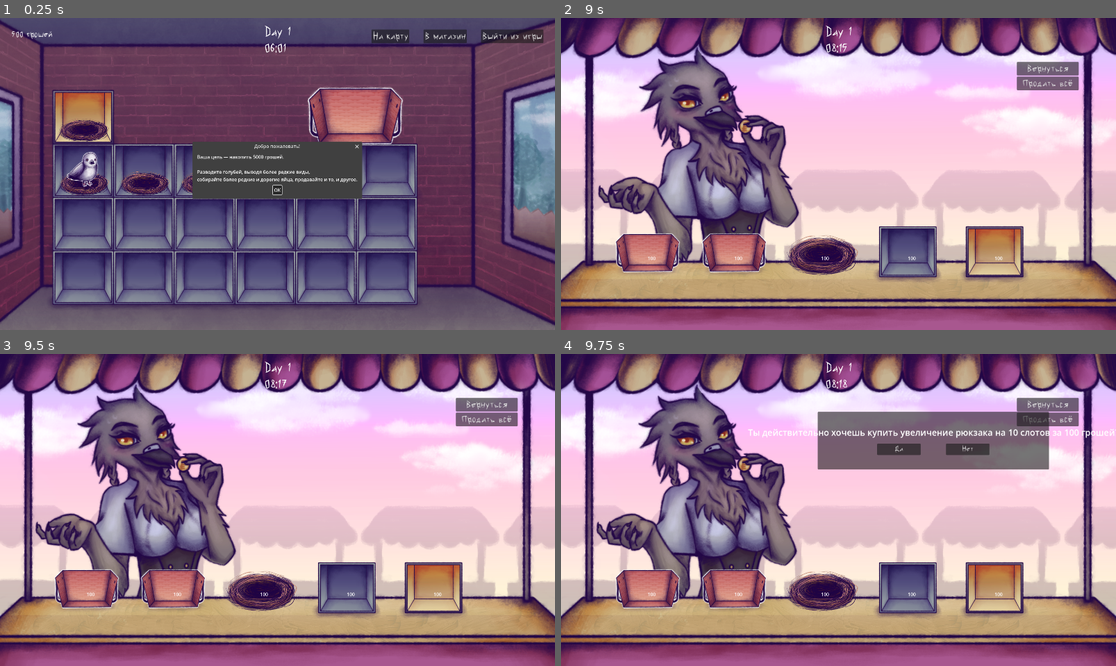
Above: before the commit, frames 1-4 (two rows, left to right).
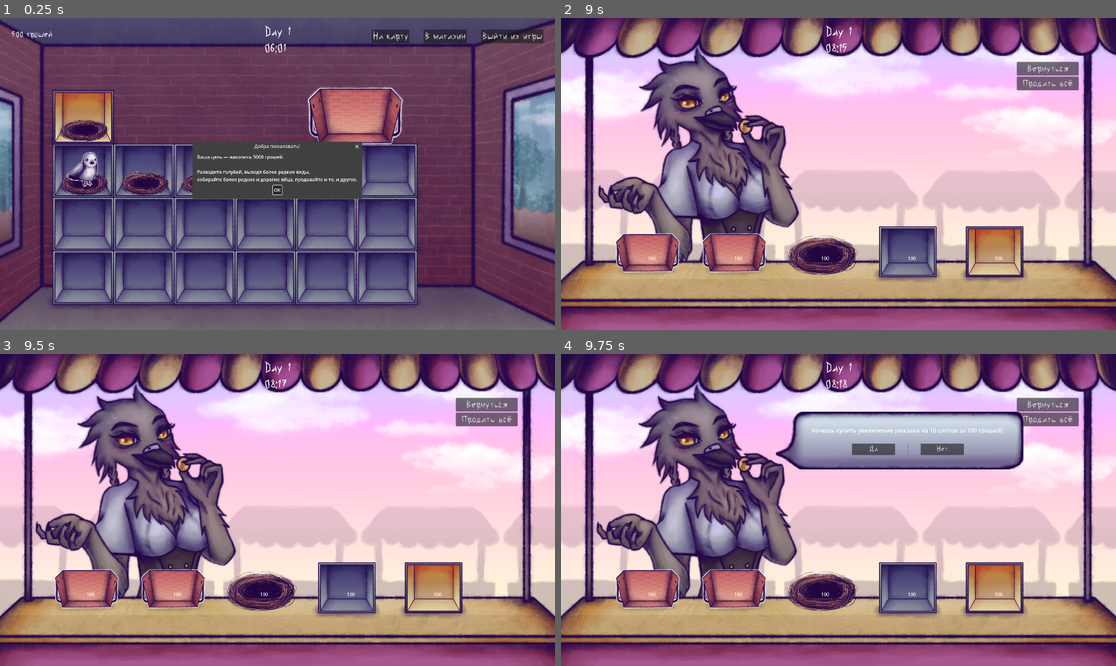
Above: after the commit, the same moments.

Repository: Nick-labs/GvsC
Game: Godot game, scene res://scenes/Main.tscn
Two runs of this game, one before a commit and one after it. Both use one fixed random seed, a clock stepped at 60 frames per second and the inputs below.
Inputs (mouse positions are in pixels of both pictures, inside the frame that each line leads up to):
- Up to frame 1 (0.25 s): no input
- Up to frame 2 (9 s): click "OK" at 0.5 s; click "На карту" at 1.25 s; click "Вернуться" at 2 s; click "В магазин" at 2.75 s; click "Продать всё" at 3.5 s; click "Вернуться" at 4.25 s; click "На карту" at 5 s; click "Вернуться" at 5.75 s; click "В магазин" at 6.5 s; click "Продать всё" at 7.25 s; click "Продать всё" at 8 s; drag from (716, 145) to (649, 255) at 8.77 s
- Up to frame 3 (9.5 s): no input
- Up to frame 4 (9.75 s): tap Enter at 9.5 s; drag from (649, 591) to (716, 481) at 9.52 s

Frames 1-3 are identical in both runs. In frame 4, 8.6% of the frame differs, in the area x 33-100%, y 18-38%.

Commit message:
Add purchase dialog sprite

Diff:
--- a/scenes/shop/shop.tscn
+++ b/scenes/shop/shop.tscn
@@ -51,7 +51,7 @@
 shape = SubResource("RectangleShape2D_7r02r")
 
 [node name="DialogPoint" type="Marker2D" parent="Shopkeeper" unique_id=2041131413]
-position = Vector2(888, 200)
+position = Vector2(800, 200)
 
 [node name="ButtonsContainer" type="VBoxContainer" parent="." unique_id=463821339]
 offset_left = 1577.0
--- a/scripts/shop/purchase_dialog.gd
+++ b/scripts/shop/purchase_dialog.gd
@@ -17,7 +17,7 @@
 
 	current_offer = offer
 
-	question_label.text = "Ты действительно хочешь купить " + offer.title + " за " + str(offer.get_price()) + " грошей?"
+	question_label.text = "Хочешь купить " + offer.title + " за " + str(offer.get_price()) + " грошей?"
 
 	show()
 
--- a/scripts/shop/purchase_dialog.tscn
+++ b/scripts/shop/purchase_dialog.tscn
@@ -2,15 +2,18 @@
 
 [ext_resource type="Script" uid="uid://bc0qgdt1ggrry" path="res://scripts/shop/purchase_dialog.gd" id="1_vqv54"]
 [ext_resource type="FontFile" uid="uid://dvw6yq4oggpu" path="res://assets/fonts/Tsap-Tsarap.ttf" id="2_ct3ww"]
+[ext_resource type="Texture2D" uid="uid://kibdh0p8lpkv" path="res://assets/sprites/ui/window3.png" id="3_c7mnk"]
 
 [sub_resource type="Theme" id="Theme_wmk64"]
 default_font = ExtResource("2_ct3ww")
 default_font_size = 30
 
 [sub_resource type="SystemFont" id="SystemFont_lwald"]
+subpixel_positioning = 0
 
 [sub_resource type="Theme" id="Theme_ct3ww"]
 default_font = SubResource("SystemFont_lwald")
+default_font_size = 20
 
 [node name="PurchaseDialog" type="CanvasLayer" unique_id=1017263019]
 script = ExtResource("1_vqv54")
@@ -24,8 +27,19 @@
 theme = SubResource("Theme_wmk64")
 
 [node name="Panel" type="Panel" parent="CenterContainer" unique_id=1190564165]
+self_modulate = Color(1, 1, 1, 0)
 custom_minimum_size = Vector2(800, 200)
 layout_mode = 2
+
+[node name="TextureRect" type="TextureRect" parent="CenterContainer/Panel" unique_id=2014706668]
+layout_mode = 1
+anchors_preset = 15
+anchor_right = 1.0
+anchor_bottom = 1.0
+offset_left = -57.0
+grow_horizontal = 2
+grow_vertical = 2
+texture = ExtResource("3_c7mnk")
 
 [node name="MarginContainer" type="MarginContainer" parent="CenterContainer/Panel" unique_id=868309950]
 layout_mode = 1
Binary file added: assets/sprites/ui/window1.png
Not shown, added: assets/sprites/ui/window1.png.import
Binary file added: assets/sprites/ui/window2.png
Not shown, added: assets/sprites/ui/window2.png.import
Binary file added: assets/sprites/ui/window3.png
Not shown, added: assets/sprites/ui/window3.png.import
Binary file added: assets/sprites/ui/window3_st.png
Not shown, added: assets/sprites/ui/window3_st.png.import
